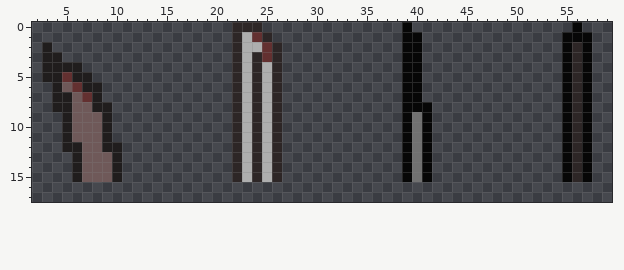
Two versions of one pixel-art sprite, resource/blades.png. The picture above was drawn from the file before the commit.
The file is 64x64 pixels. Colours within 5 levels of each other are drawn and written as one. Shown: x 2..59, y 0..17.
Once edited:
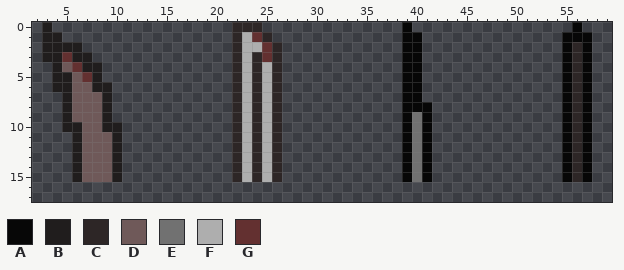
Palette (. is transparent): A #070707  B #201d1d  C #2d2626  D #6f5959  E #717171  F #aeaeae  G #633030
Difference:
y 0: x 3 . -> B
y 1: x 3..4 .. -> BB
y 2: x 4..6 ... -> BBB
y 3: x 5..7 ... -> GBB
y 4: x 3 B -> .; x 5..8 BB.. -> DGBB
y 5: x 3 B -> .; x 5..8 GBB. -> BDGB
y 6: x 5..7 DGB -> BDD; x 9 . -> B
y 7: x 4 B -> .; x 7..9 GB. -> DDB
y 8: x 4 B -> .; x 8 B -> D
y 10: x 6 D -> B; x 10 . -> B
y 11: x 5..6 BD -> .B; x 9..10 B. -> DB
y 12: x 5 B -> .; x 9 B -> D
Changed places in both pictures, as pixel boxes (x1, y1, x2, y2):
changed: (42, 22, 122, 152)
